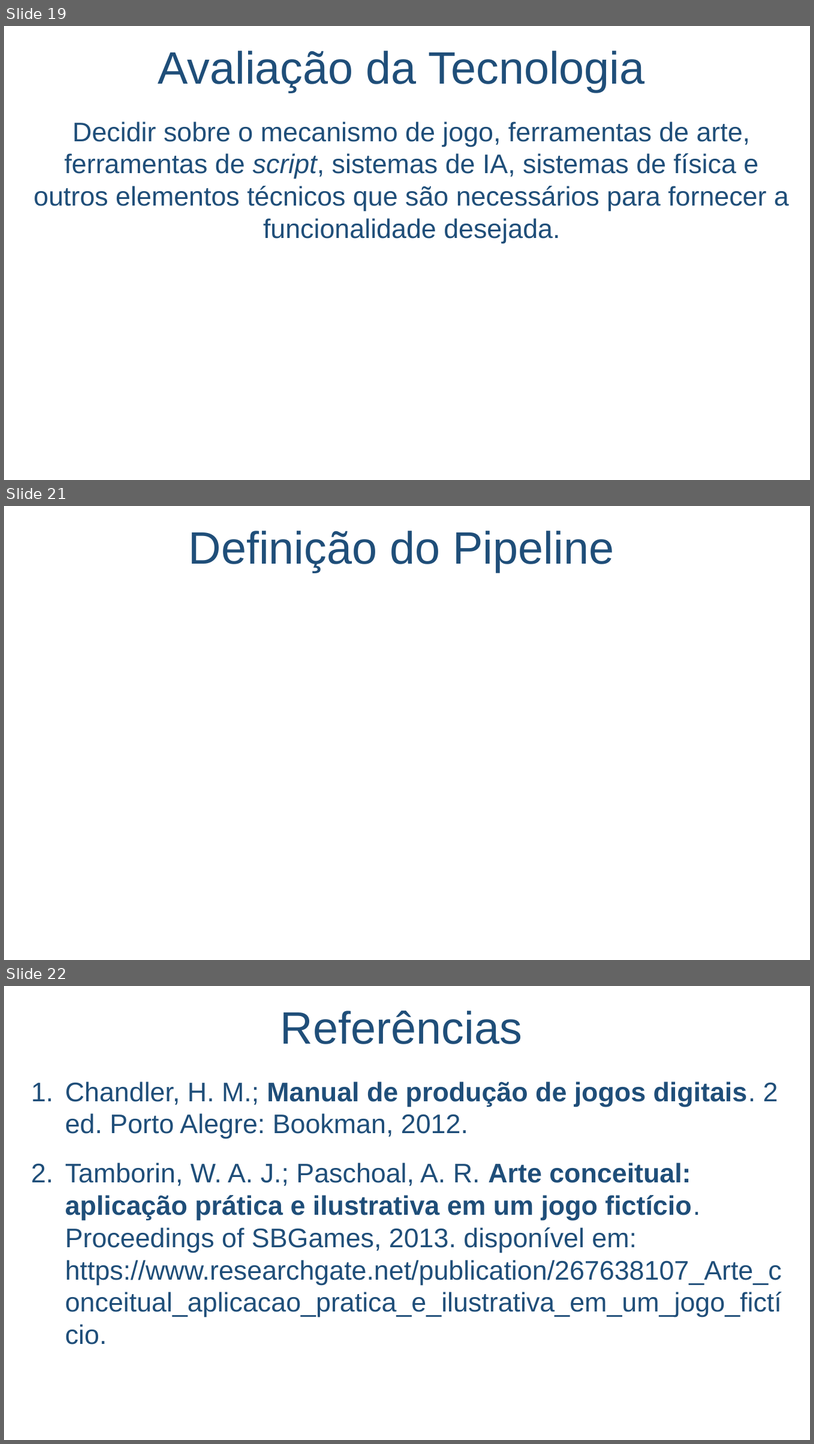
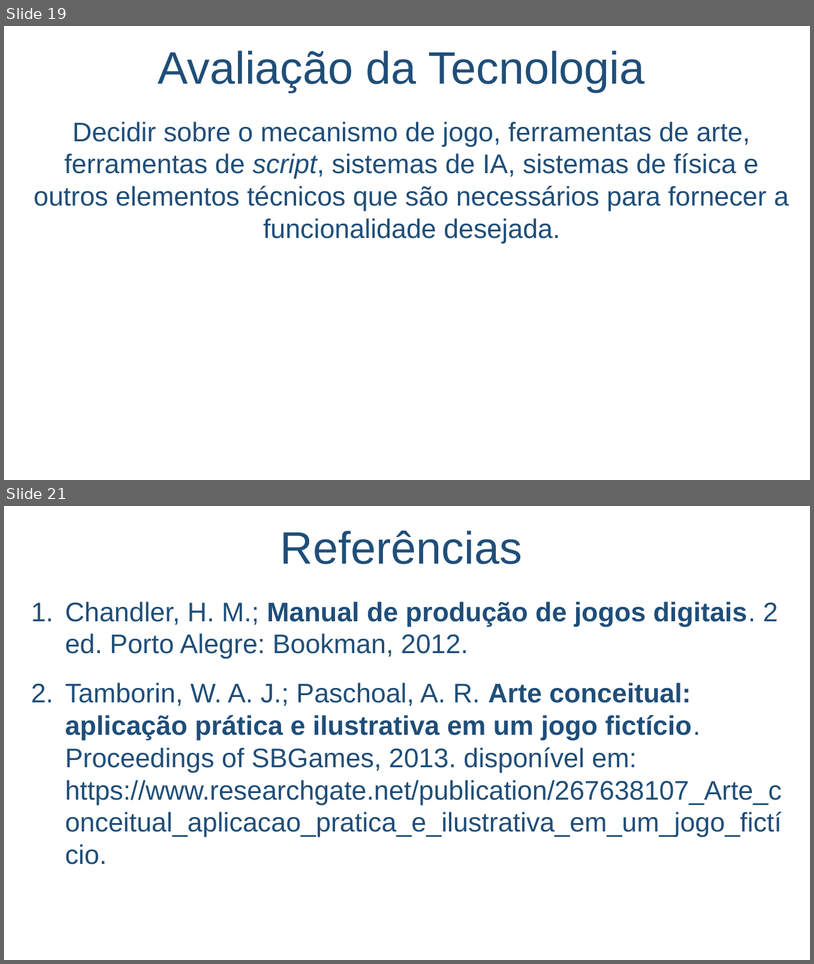
Before and after one commit to salmo-jr/public-slides, a slide deck: producao-de-jogos-digitais/producao-de-jogos-digitais_requisitos.pptx. Shown one above the other, each under a label of ours: slides 19, 21 and 22 before the commit, slides 19 and 21 after it; the slides between them are not shown. The pictures are 814x1444 and 814x964 pixels, drawn with LibreOffice and Linux fonts; fonts in the diff are those of the drawing; background and template pictures are left out. Boxes give left, top, right and bottom in pixels: in the first picture for what was removed or moved away, otherwise in the second. Text is boxed around its words. In the diff, an @@ line names an element or a change of style, - is before the commit and + after.

```diff
--- a/producao-de-jogos-digitais/producao-de-jogos-digitais_requisitos.pptx
+++ b/producao-de-jogos-digitais/producao-de-jogos-digitais_requisitos.pptx
@@ slide 21 removed at (x1=4, y1=506, x2=810, y2=960), background picture (left out) @@
@@ title removed at (x1=189, y1=531, x2=615, y2=572) @@
-Definição do Pipeline
@@ what was slide 22 is now slide 21 @@
```
Also in this commit, not shown: 1 slide changed.
